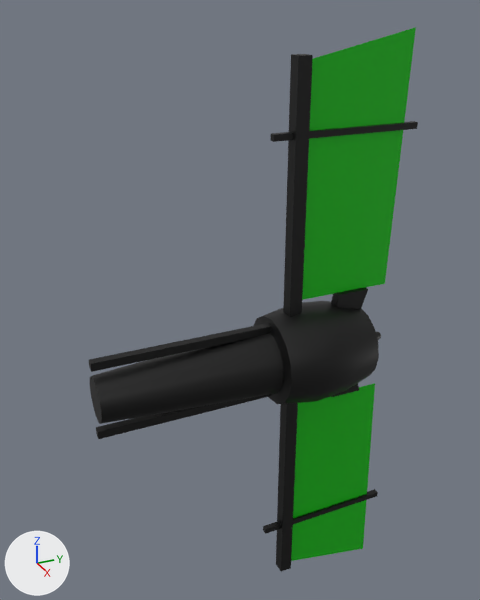
Renders of the glTF model ships/hull-parts/models/dual_tailfin.glb from each side of a commit.
Both versions are drawn from a 50 mm camera at (15.28, -2.8, 9.77) aimed at (-0.8, 4.43, 1.73). Lighting does not change. The marker at lower left points along +X, +Y and +Z. The picture after the commit comes second. Where no turn or scale is listed for an object, it has been applied to the vertices. Vertices at exactly the same position are counted once.
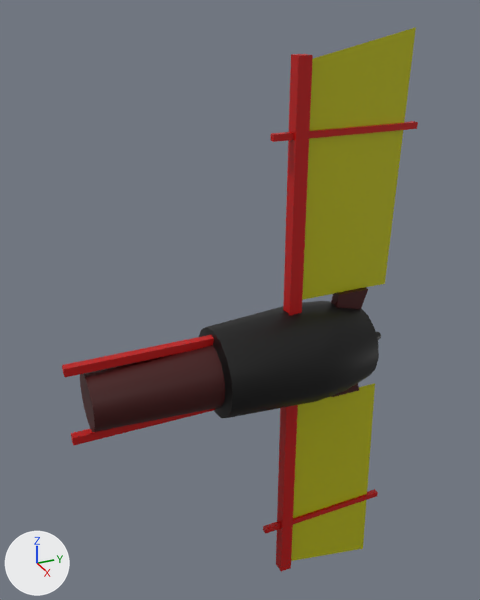
Location of each change, (x1, y1, x2, y2) in pixels of the pictures (480 x 600 px; the box of a moved part takes in the faces that stretch with it):
'Cylinder', reshaped (38% narrower)
    before: (90, 301, 381, 424)
    after: (199, 301, 379, 418)
'Cylinder.001', added
    after: (80, 345, 225, 432)
'Cube.002', deleted
    before: (283, 54, 313, 317)
'Cube', recoloured, moved, rescaled (black to red, 16% narrower)
    before: (89, 323, 272, 439)
    after: (62, 335, 215, 446)
part 1 of me_cylinder, moved or reshaped
    before: (90, 308, 322, 424)
    after: (199, 306, 322, 418)
part 2 of me_cube_001, moved or reshaped
    before: (89, 323, 272, 439)
    after: (62, 335, 215, 446)
part 3 of me_cube_001, recoloured (black to red)
    before: (89, 323, 272, 439)
    after: (62, 335, 215, 446)
part 4 of me_plane_001, recoloured (green to yellow)
    both: (302, 27, 416, 300)
part 5 of me_cube_005, recoloured (black to red)
    both: (270, 121, 418, 142)
part 6 of me_cube_006, added (red)
    after: (283, 54, 313, 316)
part 7 of me_cube_006, recoloured (black to red)
    both: (276, 405, 298, 572)
part 8 of me_cube_006, recoloured (black to red)
    both: (276, 405, 298, 572)
part 9 of me_plane_002, recoloured (green to yellow)
    both: (291, 383, 375, 561)
part 10 of me_cube_008, recoloured
    both: (263, 489, 378, 534)

Edits to the bpy script that builds the scene:
```text
Change me_cylinder:
    remove me_cylinder.from_pydata(...)  # 160 vertices, 316 faces; spans x -1.51..1.51, y -5.5..3.54, z -1.51..1.51
    add me_cylinder.from_pydata(...)  # 112 vertices, 192 faces; spans x -1.51..1.51, y -2.17..2.72, z -1.51..1.51
    me_cylinder part 1: 16 vertices moved from x -1.33..1.33, y -0.31, z -1.33..1.33 to x -1.33..1.33, y -2.1, z -1.33..1.33; 32 vertices removed from x -1.0..1.0, y -5.5..-0.38, z -1.0..1.0; 16 vertices added at x -1.0..1.0, y -2.17, z -1.0..1.0
    other edits to the shape of me_cylinder do not show in these pictures
Change me_cube_001:
    remove me_cube_001.from_pydata(...)  # 16 vertices, 24 faces; spans x -0.12..0.12, y -4.41..0.89, z -1.18..1.18
    add me_cube_001.from_pydata(...)  # 16 vertices, 24 faces; spans x -0.12..0.12, y -5.09..-0.67, z -1.18..1.18
    me_cube_001 part 2: the whole mesh is scaled about its middle by (1, 0.834, 1), then moved by (0.0, -1.12, 0.0)
    me_cube_001 part 3: 24 faces centred in x -0.12..0.12, y -4.41..0.89, z -1.18..1.18 are repainted in the vertex colours; the middle colour goes from black #000000 to red #bf0000
Change me_plane_001:
    where me_plane_001.from_pydata(...)  # 4 vertices, 2 faces; spans x 0.0, y -1.51..1.7, z -1.51..5.74
    me_plane_001 part 4: 2 faces centred in x 0.0, y -0.5..0.57, z 0.67..3.09 are repainted in the vertex colours; the middle colour goes from green #00bf00 to yellow #bfbf00
Change me_cube_005:
    where me_cube_005.from_pydata(...)  # 8 vertices, 12 faces; spans x -0.09..0.09, y -1.29..3.19, z -0.09..0.09
    me_cube_005 part 5: 12 faces centred in x -0.09..0.09, y -1.29..3.19, z -0.09..0.09 are repainted in the vertex colours; the middle colour goes from black #000000 to red #bf0000
Change me_cube_006:
    remove me_cube_006.from_pydata(...)  # 8 vertices, 12 faces; spans x -0.2..0.2, y -0.2..0.2, z -6.25..0.82
    add me_cube_006.from_pydata(...)  # 16 vertices, 24 faces; spans x -0.2..0.2, y -0.2..0.2, z -6.25..10.66
    me_cube_006 part 6: a new loose piece, a box spanning x -0.2..0.2, y -0.2..0.2, z 3.59..10.66, in mat_defaultmaterial_005
    me_cube_006 part 7: 12 kept faces spanning x -0.2..0.2, y -0.2..0.2, z -6.25..0.82 get new vertex colours; the middle colour goes from black #000000 to red #bf0000
    me_cube_006 part 8: 12 faces spanning x -0.2..0.2, y -0.2..0.2, z -6.25..0.82 switch from mat_defaultmaterial_006 to mat_defaultmaterial_005
Change me_plane_002:
    where me_plane_002.from_pydata(...)  # 4 vertices, 2 faces; spans x 0.0, y -1.51..1.7, z -5.74..1.51
    me_plane_002 part 9: 2 faces centred in x 0.0, y -0.5..0.57, z -3.09..-0.67 are repainted in the vertex colours; the middle colour goes from green #00bf00 to yellow #bfbf00
Change me_cube_008:
    where me_cube_008.from_pydata(...)  # 8 vertices, 12 faces; spans x -0.09..0.09, y -1.29..3.19, z -0.09..0.09
    me_cube_008 part 10: 12 faces centred in x -0.09..0.09, y -1.29..3.19, z -0.09..0.09 are repainted in the vertex colours; the middle colour goes from black #000000 to red #bf0000
Remove ob_cube_002:
    ob_cube_002 = bpy.data.objects.new('Cube.002', me_cube_002)
Add ob_cylinder_001:
    ob_cylinder_001 = bpy.data.objects.new('Cylinder.001', me_cylinder_001)  # 32 vertices, 46 faces; spans x -1.0..1.0, y -5.73..-2.17, z -1.0..1.0
    ob_cylinder_001.location = (0.0, 5.36, 0.0)
```
